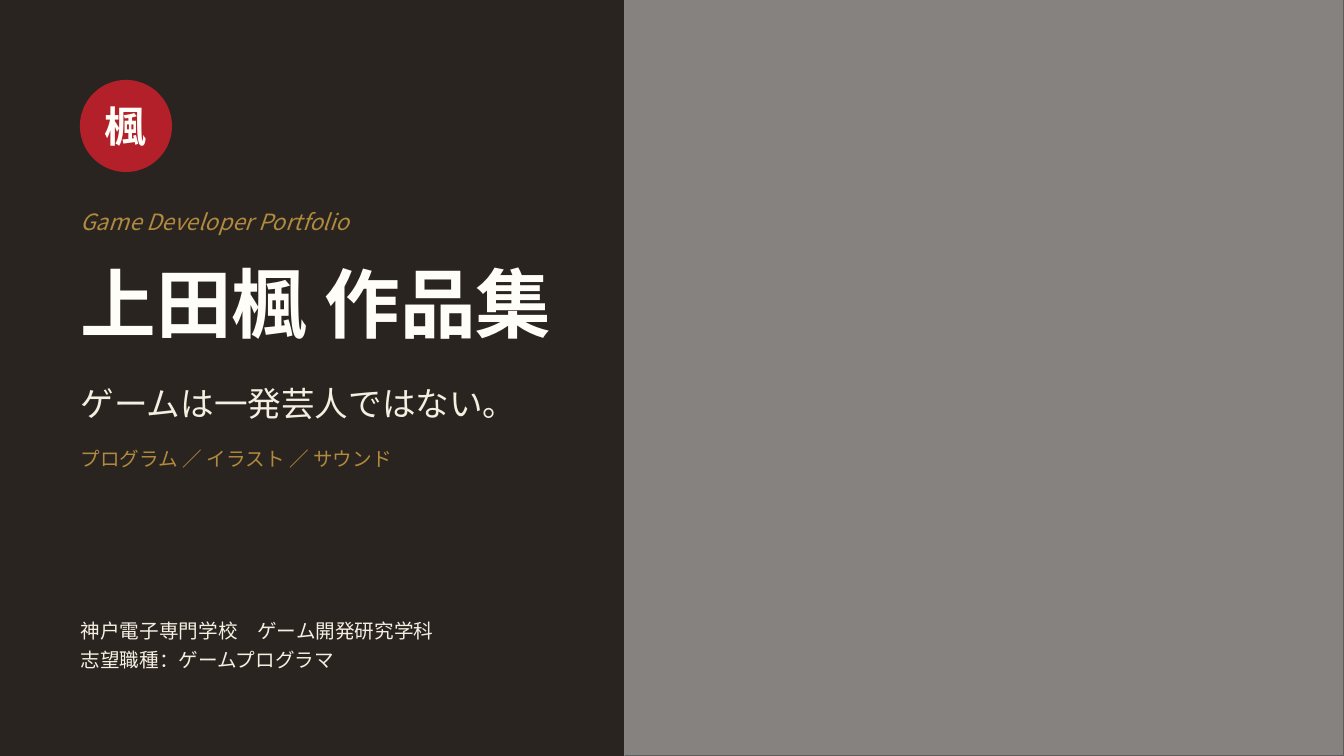
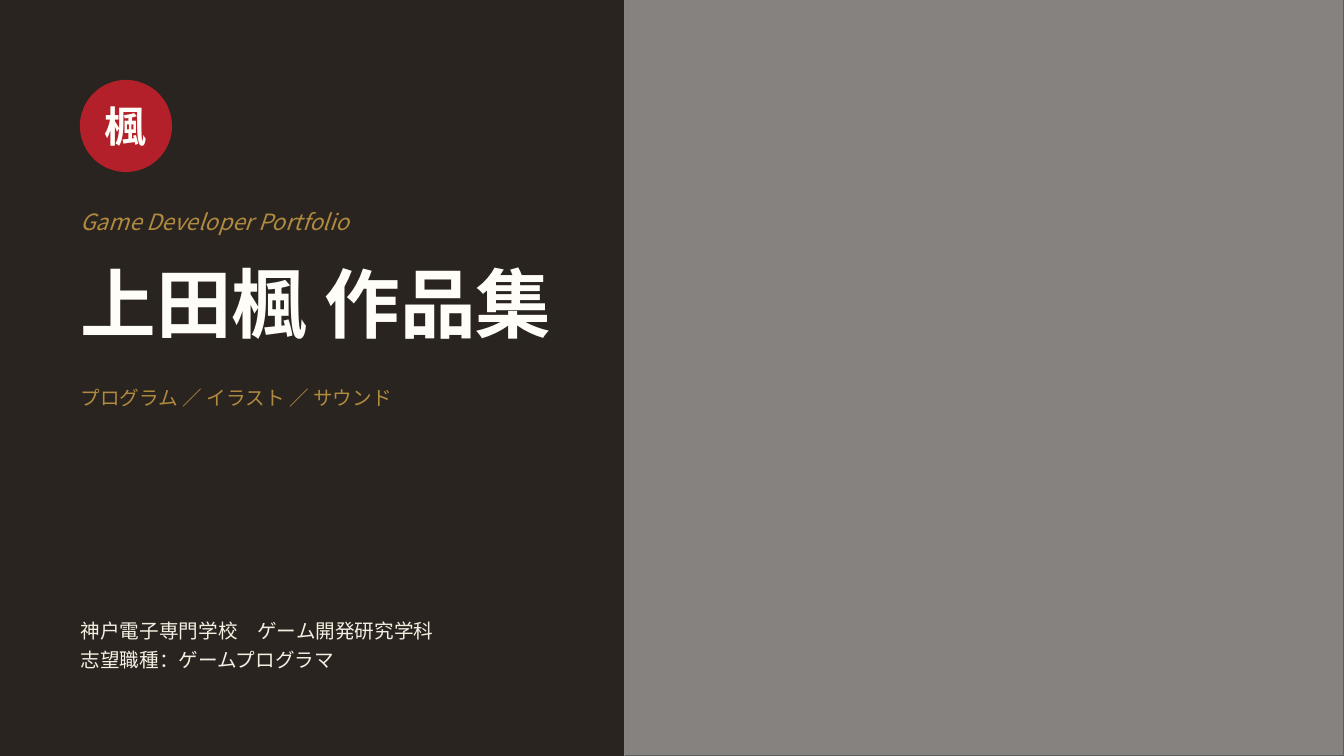
Before and after one commit to 1368077/_Portfolio, a slide deck: slide 1 of 上田楓_作品集.pptx. Drawn at 1344x756 pixels with LibreOffice and Linux fonts; fonts in the diff are those of the drawing; grey boxes stand for pictures. Boxes give left, top, right and bottom in pixels: in the first picture for what was removed or moved away, otherwise in the second. Text is boxed around its words. In the diff, an @@ line names an element or a change of style, - is before the commit and + after.

```diff
--- a/上田楓_作品集.pptx
+++ b/上田楓_作品集.pptx
@@ text "プログラム ／ イラスト ／ サウンド": place and size @@
-text "プログラム ／ イラスト ／ サウンド" at <box>81,450,392,467</box>
+text "プログラム ／ イラスト ／ サウンド" at <box>81,389,392,406</box>
@@ text removed at <box>81,387,517,419</box> @@
-ゲームは一発芸人ではない。
```
Also in this commit, not shown: 3 other slides changed, 1 slide added, 1 slide removed, 1 other file.
